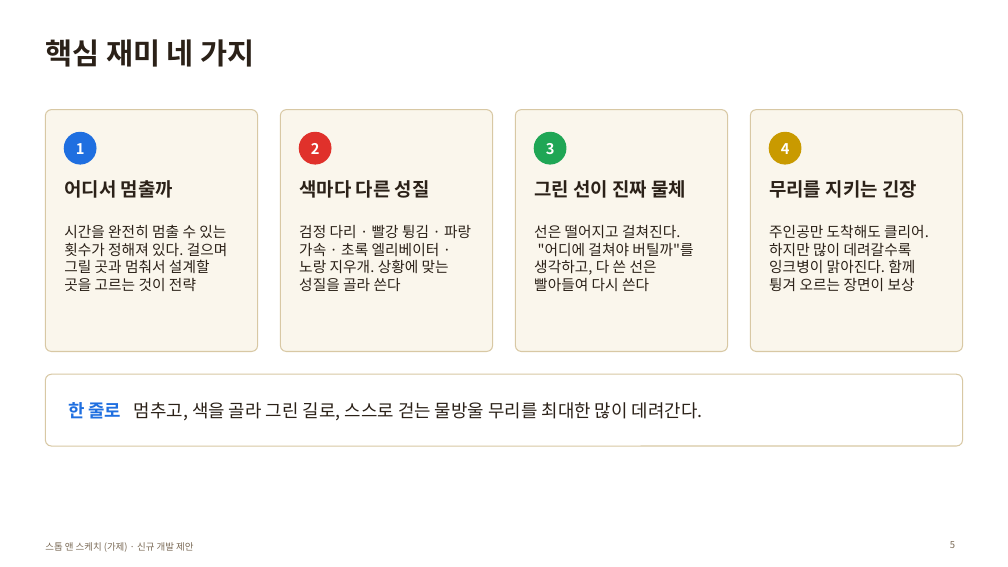
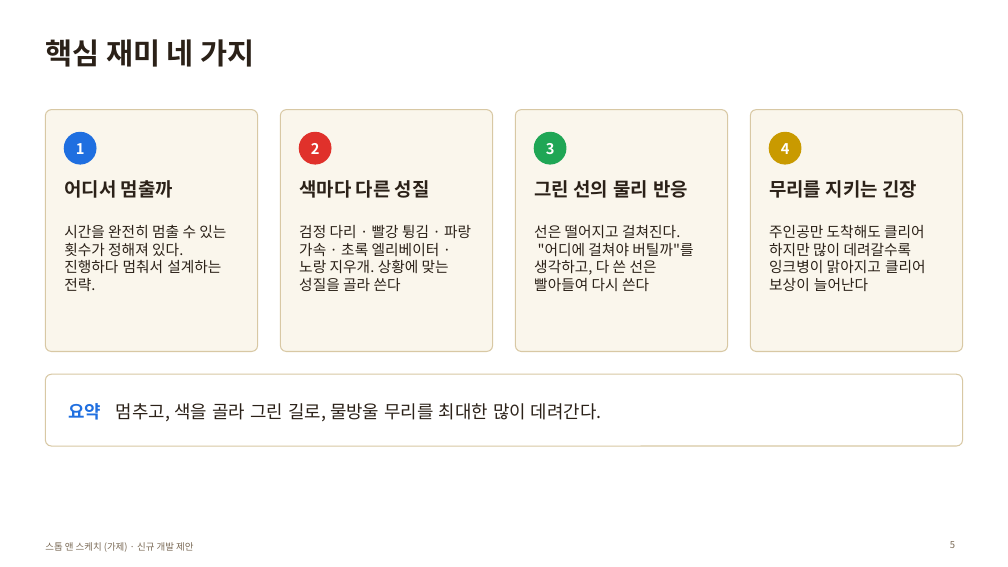
Before and after one commit to willy9068/Stop-Sketch, a slide deck: slide 5 of 스톱앤스케치_제안서.pptx. Drawn at 1008x567 pixels with LibreOffice and Linux fonts; fonts in the diff are those of the drawing. Boxes give left, top, right and bottom in pixels: in the first picture for what was removed or moved away, otherwise in the second. Text is boxed around its words. In the diff, an @@ line names an element or a change of style, - is before the commit and + after.

```diff
--- a/스톱앤스케치_제안서.pptx
+++ b/스톱앤스케치_제안서.pptx
@@ text at (534,180,688,198): text changed @@
-그린 선이 진짜 물체
+그린 선의 물리 반응
@@ text at (64,224,226,291): text changed @@
-시간을 완전히 멈출 수 있는 횟수가 정해져 있다. 걸으며 그릴 곳과 멈춰서 설계할 곳을 고르는 것이 전략
+시간을 완전히 멈출 수 있는 횟수가 정해져 있다. 진행하다 멈춰서 설계하는 전략.
@@ text at (769,224,926,291): text changed @@
-주인공만 도착해도 클리어. 하지만 많이 데려갈수록 잉크병이 맑아진다. 함께 튕겨 오르는 장면이 보상
+주인공만 도착해도 클리어 하지만 많이 데려갈수록 잉크병이 맑아지고 클리어 보상이 늘어난다
@@ text at (68,403,602,421): text changed @@
-한 줄로 멈추고, 색을 골라 그린 길로, 스스로 걷는 물방울 무리를 최대한 많이 데려간다.
+요약 멈추고, 색을 골라 그린 길로, 물방울 무리를 최대한 많이 데려간다.
```
Also in this commit, not shown: 1 other slide changed, 35 other files.
